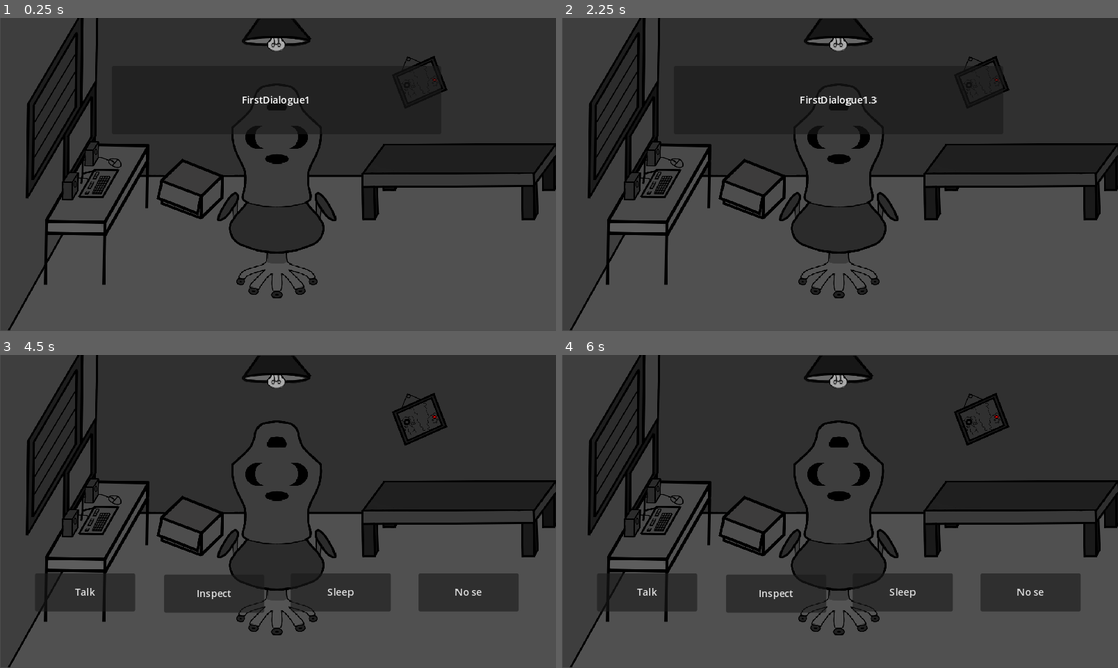
Above: before the commit, frames 1-4 (two rows, left to right).
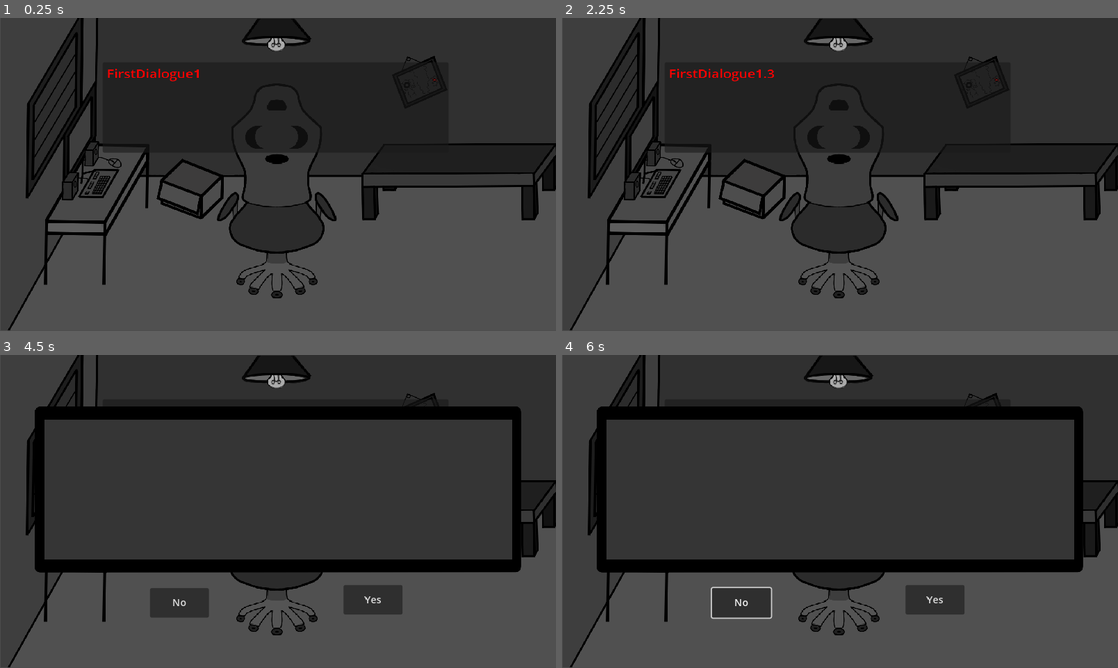
Above: after the commit, the same moments.

Repository: IkerFe/Paranoia
Game: Godot game, scene res://scenes/paranoia.tscn
Two runs of this game, one before a commit and one after it. Both use one fixed random seed, a clock stepped at 60 frames per second and the inputs below.
Inputs (mouse positions are in pixels of both pictures, inside the frame that each line leads up to):
- Up to frame 1 (0.25 s): no input
- Up to frame 2 (2.25 s): tap Enter at 0.5, 2 s; move the mouse to (962, 158) at 0.52 s; click (962, 158) at 0.67 s; tap Space at 1.25 s; move the mouse to (728, 190) at 1.27 s; click (728, 190) at 1.42 s; move the mouse to (895, 105) at 2.02 s; click (895, 105) at 2.17 s
- Up to frame 3 (4.5 s): tap Space at 2.75, 4.25 s; move the mouse to (250, 574) at 2.77 s; click (250, 574) at 2.92 s; tap Enter at 3.5 s; move the mouse to (444, 558) at 3.52 s; click (444, 558) at 3.67 s; move the mouse to (111, 464) at 4.27 s; click (111, 464) at 4.42 s
- Up to frame 4 (6 s): click (739, 602) at 5 s, where only the run after the commit has a clickable "No"; click (1079, 383) at 5.75 s, where only the run before the commit has a clickable "X"

The runs differ from the first frame. In frame 1, 0.5% of the frame differs, in the area x 18-56%, y 16-43%; in frame 2, 0.5%; in frame 3, 25%; in frame 4, 26%, in the area x 6-94%, y 16-85%.

Commit message:
Texto con colores

Diff:
--- a/Paranoia/language/Traducir Paranoia - Hoja 1.csv
+++ b/Paranoia/language/Traducir Paranoia - Hoja 1.csv
@@ -44,6 +44,23 @@
 FirstDialogue1.4,,"A ver el juego contiene todos estos temas, a que defici€%$€ m€%$@l
 se le ocurre hacerlo para menores de 16 años?"
 FirstDialogue1.5,,Aish.
+ContractUnderAge,,"“Por la presente declaró que tengo más de 18 años. Permitiendo la utilización
+de lenguaje inapropiado, escenas de violencia, utilización de representaciones
+sexuales, uso de sustancias ilícitas, que deje secuelas, sea bizarro, haga sentir
+ emociones comúnmente asociadas a negativas (aunque es relativo si una
+emoción es negativa, no? Al menos aquella película daba a entender eso),
+llegue a tener alguna similitud con la realidad, llegar a predecir algún aspecto
+ futuro de cualquier individuo en su vida (para ser sincero es flipante lo fácil que
+es identificarse con algo y decir “soy ese” o relacionar cualquier cosa, empezar a
+relacionar otros aspectos y crear teorías QwQ), algún aspecto sea cambiado a
+futuro por inconformidad de su funcionamiento, perdida de datos por
+desconocimiento, eliminación de aspectos, lectura de tu ordenador (a lo mejor?).
+
+Aparte de todos los datos anteriormente detallados Tf sftfswb fm efsfdup b efdsj dbvlljfs jogpsnbdjpo.
+
+PD: Si no te gusta el producto, te comprometes a dar una crítica para mejorar el producto y no solo
+para criticar por criticar. Si haces una crítica sin fundamentos se te puede llegar a retirar los permisos
+como ser humano… Na, bromi (Porque no puedo, evidentemente).”"
 FirstDialogue2,,Gracias por eximirrme de cualquier responsabilidad futura.
 FirstDialogue2.1,,Yo también te quiero. Pues supongo que podemos comenzar.
 FirstDialogue2.2,,"A es verdad con esto de liberarme legalmente de cualquier responsabilidad
--- a/Paranoia/scenes/paranoia.tscn
+++ b/Paranoia/scenes/paranoia.tscn
@@ -21,9 +21,15 @@
 [ext_resource type="Texture2D" uid="uid://dur2iq02o7813" path="res://assets/speaker.png" id="18_qp6i4"]
 [ext_resource type="Script" path="res://scripts/She.gd" id="19_lwa40"]
 [ext_resource type="Texture2D" uid="uid://p7yxfl0s2n74" path="res://assets/light.png" id="20_rhj0t"]
+[ext_resource type="Texture2D" uid="uid://4gj8m8ig5usn" path="res://assets/text Background.png" id="22_sv3q3"]
+[ext_resource type="Script" path="res://scripts/popUp.gd" id="23_eb1w8"]
 
 [sub_resource type="RectangleShape2D" id="RectangleShape2D_g8sv1"]
 size = Vector2(550.944, 472.398)
+
+[sub_resource type="LabelSettings" id="LabelSettings_at6ac"]
+line_spacing = 5.0
+outline_size = 20
 
 [node name="Node2D" type="Node2D"]
 scale = Vector2(0.955, 0.955)
@@ -192,7 +198,7 @@
 scale = Vector2(0.999999, 0.999999)
 shape = SubResource("RectangleShape2D_g8sv1")
 
-[node name="SheText" type="Control" parent="."]
+[node name="SheText" type="Control" parent="." node_paths=PackedStringArray("dialogueProtagonist")]
 layout_mode = 3
 anchors_preset = 0
 offset_left = 4.18848
@@ -200,23 +206,44 @@
 offset_right = 180.188
 offset_bottom = 67.1885
 script = ExtResource("19_lwa40")
+dialogueProtagonist = NodePath("Dialogue2")
+
+[node name="Dialogue2" type="RichTextLabel" parent="SheText"]
+z_index = 1
+offset_left = 170.0
+offset_top = 73.0
+offset_right = 916.0
+offset_bottom = 283.0
+scale = Vector2(0.736096, 0.643232)
+theme_override_font_sizes/normal_font_size = 30
+theme_override_font_sizes/bold_font_size = 50
+theme_override_font_sizes/italics_font_size = 20
+theme_override_font_sizes/bold_italics_font_size = 45
+bbcode_enabled = true
+
+[node name="TextPopUp" type="RichTextLabel" parent="SheText"]
+layout_mode = 0
+offset_left = 66.0
+offset_top = 102.0
+offset_right = 830.0
+offset_bottom = 330.0
+
+[node name="Panel" type="Panel" parent="SheText"]
+layout_mode = 0
+offset_left = 163.0
+offset_top = 68.0
+offset_right = 726.0
+offset_bottom = 215.0
 
 [node name="Dialogue" type="Label" parent="SheText"]
-z_index = 1
-layout_mode = 0
-offset_left = 177.0
+layout_mode = 0
+offset_left = 168.0
 offset_top = 75.0
-offset_right = 714.0
-offset_bottom = 184.0
+offset_right = 720.0
+offset_bottom = 209.0
+label_settings = SubResource("LabelSettings_at6ac")
 horizontal_alignment = 1
 vertical_alignment = 1
-
-[node name="Panel" type="Panel" parent="SheText"]
-layout_mode = 0
-offset_left = 178.0
-offset_top = 74.0
-offset_right = 714.0
-offset_bottom = 185.0
 
 [node name="HideScript" type="Node" parent="SheText" node_paths=PackedStringArray("button1", "button2", "button3", "button4", "button_new")]
 script = ExtResource("3_233uq")
@@ -225,3 +252,34 @@
 button3 = NodePath("../../Buttons/?")
 button4 = NodePath("../../Buttons/Inspect")
 button_new = NodePath("../../Buttons/X")
+
+[node name="BackroundPopUp" type="Sprite2D" parent="SheText"]
+visible = false
+position = Vector2(448.168, 214.66)
+scale = Vector2(0.757364, 0.786854)
+texture = ExtResource("22_sv3q3")
+
+[node name="ButtonNo" type="Button" parent="SheText"]
+visible = false
+layout_mode = 0
+offset_left = 240.0
+offset_top = 375.22
+offset_right = 336.0
+offset_bottom = 423.22
+text = "No"
+
+[node name="ButtonYes" type="Button" parent="SheText"]
+visible = false
+layout_mode = 0
+offset_left = 555.183
+offset_top = 369.984
+offset_right = 651.183
+offset_bottom = 417.984
+text = "Yes"
+
+[node name="PopUpScript" type="Node" parent="SheText" node_paths=PackedStringArray("popUp", "yesButton", "noButton", "popUpText")]
+script = ExtResource("23_eb1w8")
+popUp = NodePath("../BackroundPopUp")
+yesButton = NodePath("../ButtonYes")
+noButton = NodePath("../ButtonNo")
+popUpText = NodePath("../TextPopUp")
--- a/Paranoia/scripts/Inspect/hideButtons.gd
+++ b/Paranoia/scripts/Inspect/hideButtons.gd
@@ -12,9 +12,9 @@
 # Función que se llama para manejar la visibilidad de los botones
 func handle_button_press():
 	# Ocultar los cuatro botones
-		button1.visible =! button1.visible
-		button2.visible =! button2.visible
-		button3.visible =! button3.visible
-		button4.visible =! button4.visible
-		if Global.Dialogue == false:
-			button_new.visible =! button_new.visible
+	button1.visible =! button1.visible
+	button2.visible =! button2.visible
+	button3.visible =! button3.visible
+	button4.visible =! button4.visible
+	if Global.Dialogue == false:
+		button_new.visible =! button_new.visible
--- a/Paranoia/scripts/Inspect/inspect.gd
+++ b/Paranoia/scripts/Inspect/inspect.gd
@@ -8,6 +8,6 @@
 	# Cambiar el valor de InspectObject a true
 	Global.InspectObject = true
 
-	var node_script = $"../HideScript"
-	if node_script:
-		node_script.handle_button_press()
+	var hide_script = $"../HideScript"
+	if hide_script:
+		hide_script.handle_button_press()
--- a/Paranoia/scripts/Inspect/stopInspect.gd
+++ b/Paranoia/scripts/Inspect/stopInspect.gd
@@ -8,6 +8,6 @@
 	# Cambiar el valor de InspectObject a true
 	Global.InspectObject = false
 
-	var node_script = $"../HideScript"
-	if node_script:
-		node_script.handle_button_press()
+	var hide_script = $"../HideScript"
+	if hide_script:
+		hide_script.handle_button_press()
--- a/Paranoia/scripts/She.gd
+++ b/Paranoia/scripts/She.gd
@@ -6,11 +6,10 @@
 # Índice del diálogo actual
 var numActualDialogue = 0
 
-
-# Referencia al Label que mostrará el diálogo
-@onready var dialogueProtagonist = $Dialogue
+# Referencia al RichTextLabel que mostrará el diálogo
+@export var dialogueProtagonist: RichTextLabel
 # Para ocultarlo
-@onready var node_script = $HideScript
+@onready var hide_script = $HideScript
 
 func _ready():
 	# Mostrar el primer diálogo al inicio
@@ -24,26 +23,43 @@
 				"FirstDialogue1.4",
 				"FirstDialogue1.5",
 			]
-	dialogueProtagonist.text = dialogue[numActualDialogue]
+		2:
+			dialogue = [
+				"FirstDialogue2",
+				"FirstDialogue2.1",
+				"FirstDialogue2.2",
+			]
+
+	update_dialogue_text()
+
 	Global.Dialogue = true
-	if node_script:
-		node_script.handle_button_press()
+	if hide_script:
+		hide_script.handle_button_press()
 
-
-# Función que se ejecuta cuando detecta una entrada táctil o clic
 func _input(event):
 	if event.is_pressed() and (event is InputEventMouseButton or event is InputEventScreenTouch):
 		avanzar_dialogo()
 
-# Función para avanzar el diálogo
 func avanzar_dialogo():
-	# Aumentar el índice del diálogo actual
-	numActualDialogue += 1
+	# Si hay más diálogos disponibles, actualiza el texto
+	if numActualDialogue < dialogue.size() - 1:
+		numActualDialogue += 1
+		print(numActualDialogue)
+		update_dialogue_text()
+	else:
+		match Global.NumDialogue:
+			1:
+				dialogueProtagonist.visible = false
+				var popUp_script = $"PopUpScript"
+				if popUp_script:
+					popUp_script.popUpAppear()
+			2:
+				hide_script.handle_button_press()
+				Global.Dialogue = false
+				queue_free()
 
-	# Si hay más diálogos disponibles, actualiza el texto
-	if numActualDialogue < dialogue.size():
-		dialogueProtagonist.text = dialogue[numActualDialogue]
-	else:
-		node_script.handle_button_press()
-		Global.Dialogue = false
-		queue_free()  # O destruir la escena de diálogo
+# Función para actualizar el texto traducido en el RichTextLabel
+func update_dialogue_text():
+	# Traducir la clave antes de asignarla al RichTextLabel
+	var translated_text = tr(dialogue[numActualDialogue])
+	dialogueProtagonist.bbcode_text = "[color=red]" + translated_text + "[/color]"
--- /dev/null
+++ b/Paranoia/scripts/popUp.gd
@@ -0,0 +1,12 @@
+extends Node
+
+@export var popUp : Sprite2D
+@export var yesButton : Button
+@export var noButton : Button
+@export var popUpText: RichTextLabel
+
+func popUpAppear():
+	popUp.visible = true
+	yesButton.visible = true
+	noButton.visible = true
+	popUpText.visible = true
Not shown, changed: Paranoia/language/Traducir Paranoia - Hoja 1.csv.import
Not shown: 1 places in Paranoia/scenes/paranoia.tscn that only renumber resources
